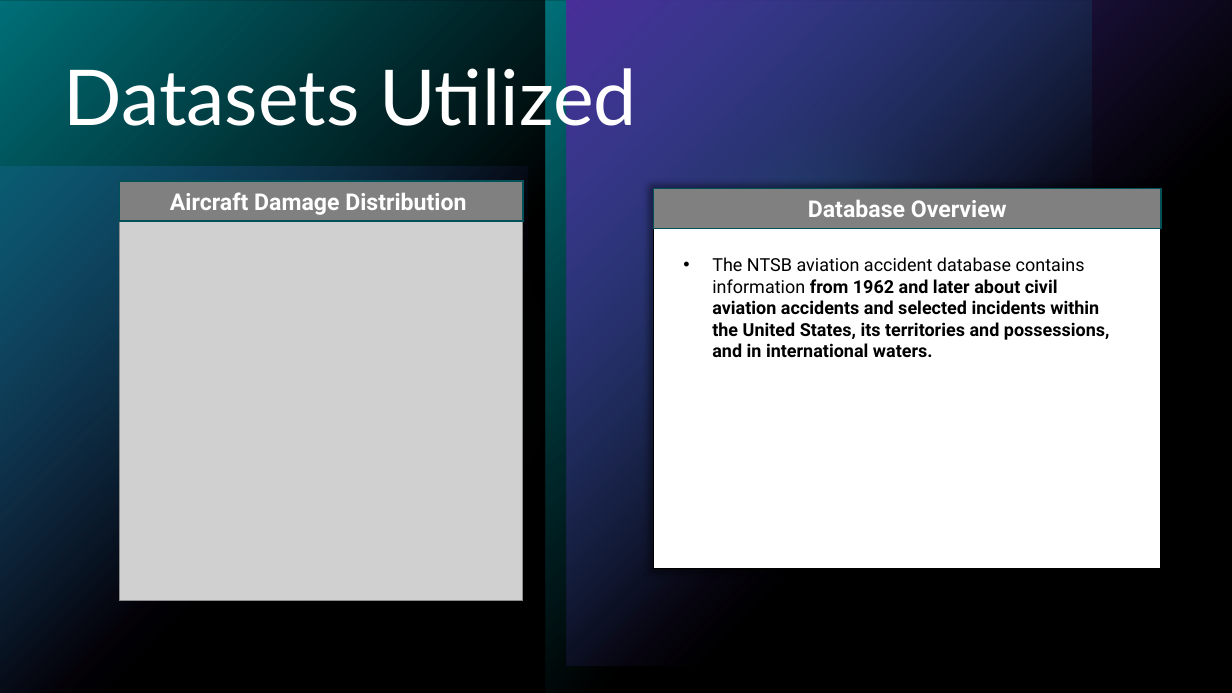
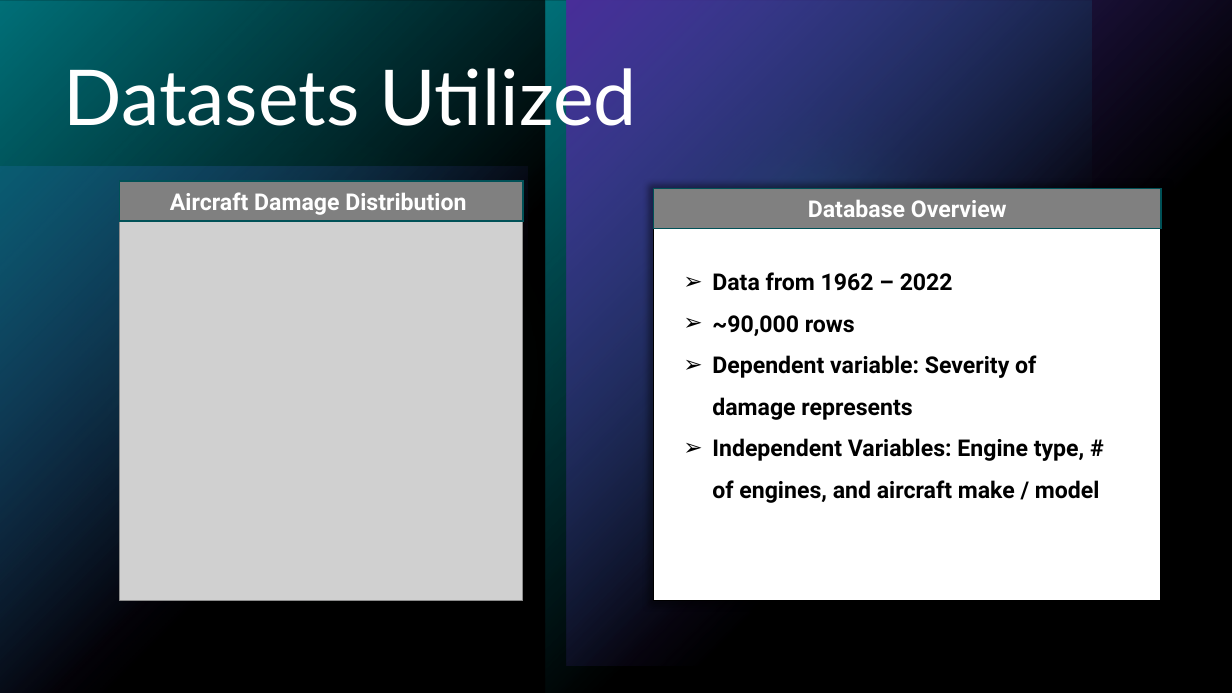
Before and after one commit to alecs1523/Aviation_Data_Analysis, a slide deck: slide 3 of phase_1_aviation_analysis.pptx. Drawn at 1232x693 pixels with LibreOffice and Linux fonts; fonts in the diff are those of the drawing; grey boxes stand for pictures. Boxes give left, top, right and bottom in pixels: in the first picture for what was removed or moved away, otherwise in the second. Text is boxed around its words. In the diff, an @@ line names an element or a change of style, - is before the commit and + after.

```diff
--- a/phase_1_aviation_analysis.pptx
+++ b/phase_1_aviation_analysis.pptx
@@ rectangle: place and size @@
-rectangle at [653, 189, 1161, 568]
+rectangle at [653, 189, 1161, 601]
@@ text at [712, 272, 1100, 503]: text changed; size 14 to 18 pt @@
-• The NTSB aviation accident database contains information from 1962 and later about civil aviation accidents and selected incidents within the United States, its territories and possessions, and in international waters.
+➢ Data from 1962 – 2022
+➢ ~90,000 rows
+➢ Dependent variable: Severity of damage represents
+➢ Independent Variables: Engine type, # of engines, and aircraft make / model
```
Also in this commit, not shown: 2 other slides changed, 1 other file.
